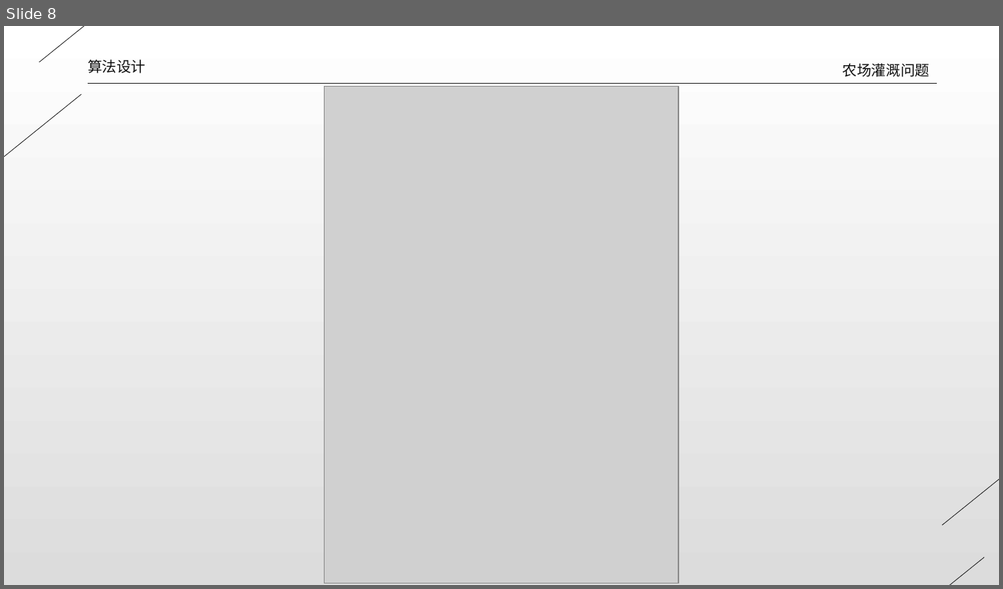
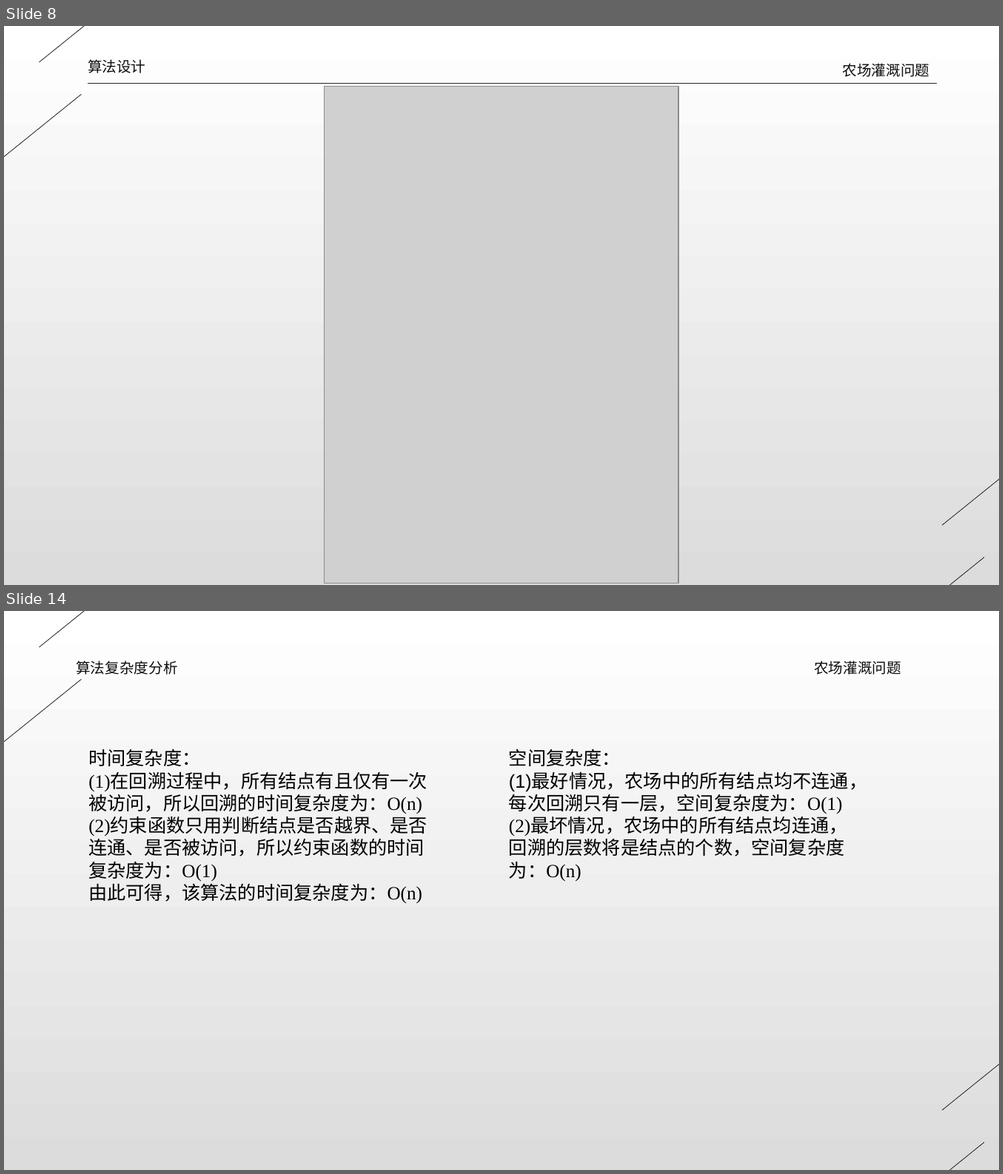
Before and after one commit to dlct-wzx/algorithmic-practice, a slide deck: 答辩ppt.pptx. Shown one above the other, each under a label of ours: slide 8 before the commit, slides 8 and 14 after it; the slides between them are not shown. The pictures are 1003x589 and 1003x1174 pixels, drawn with LibreOffice and Linux fonts; fonts in the diff are those of the drawing; grey boxes stand for pictures. Boxes give left, top, right and bottom in pixels: in the first picture for what was removed or moved away, otherwise in the second. Text is boxed around its words. In the diff, an @@ line names an element or a change of style, - is before the commit and + after.

```diff
--- a/答辩ppt.pptx
+++ b/答辩ppt.pptx
@@ slide 14 added at bbox=[4, 611, 999, 1170], background gradient #FFFFFF to #DCDCDC @@
@@ line added from (238, 611) to (39, 647), #0D0D0D 0.5 pt @@
@@ text added at bbox=[76, 661, 177, 675], 14 pt, text #0D0D0D @@
+算法复杂度分析
@@ text added at bbox=[814, 661, 901, 675], 14 pt, text #0D0D0D @@
+农场灌溉问题
@@ line added from (82, 680) to (4, 840), #0D0D0D 0.5 pt @@
@@ text added at bbox=[88, 749, 427, 903], 18 pt, text #000000 @@
+时间复杂度：
+(1)在回溯过程中，所有结点有且仅有一次被访问，所以回溯的时间复杂度为：O(n)
+(2)约束函数只用判断结点是否越界、是否连通、是否被访问，所以约束函数的时间复杂度为：O(1)
+由此可得，该算法的时间复杂度为：O(n)
@@ text added at bbox=[509, 749, 867, 881], 18 pt, text #000000 @@
+空间复杂度：
+(1)最好情况，农场中的所有结点均不连通，每次回溯只有一层，空间复杂度为：O(1)
+(2)最坏情况，农场中的所有结点均连通，回溯的层数将是结点的个数，空间复杂度为：O(n)
@@ line added from (999, 951) to (942, 1111), #0D0D0D 0.5 pt @@
@@ line added from (984, 1143) to (786, 1170), #0D0D0D 0.5 pt @@
```
Also in this commit, not shown: 6 slides changed, 6 other slides added, 5 slides removed, 10 other files.
